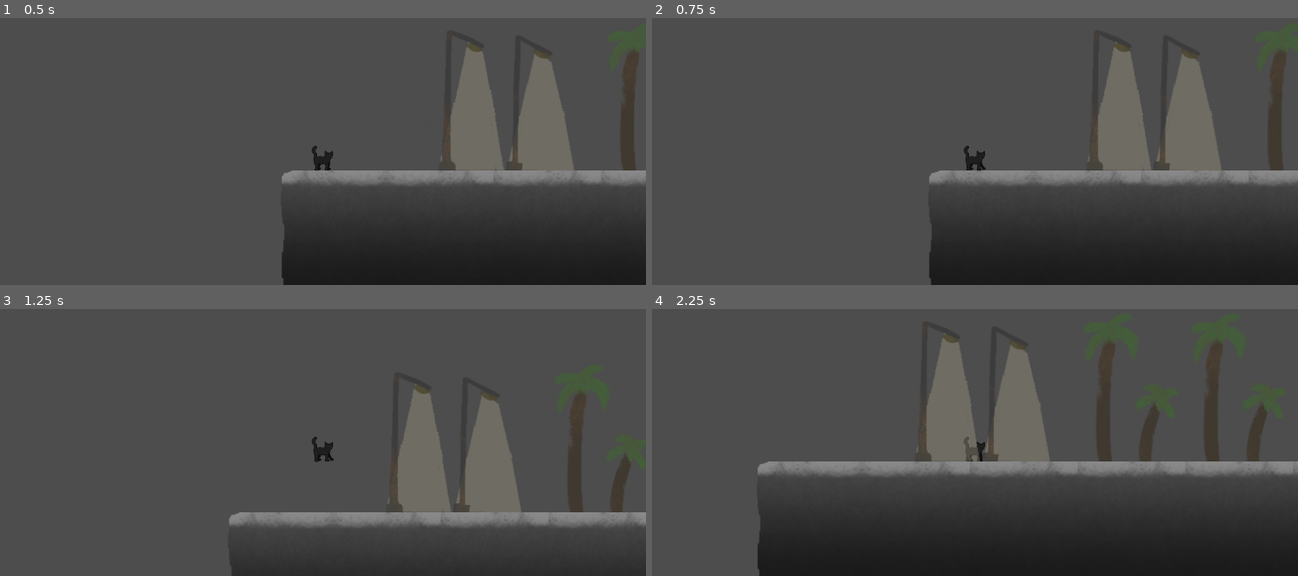
Above: before the commit, frames 1-4 (two rows, left to right).
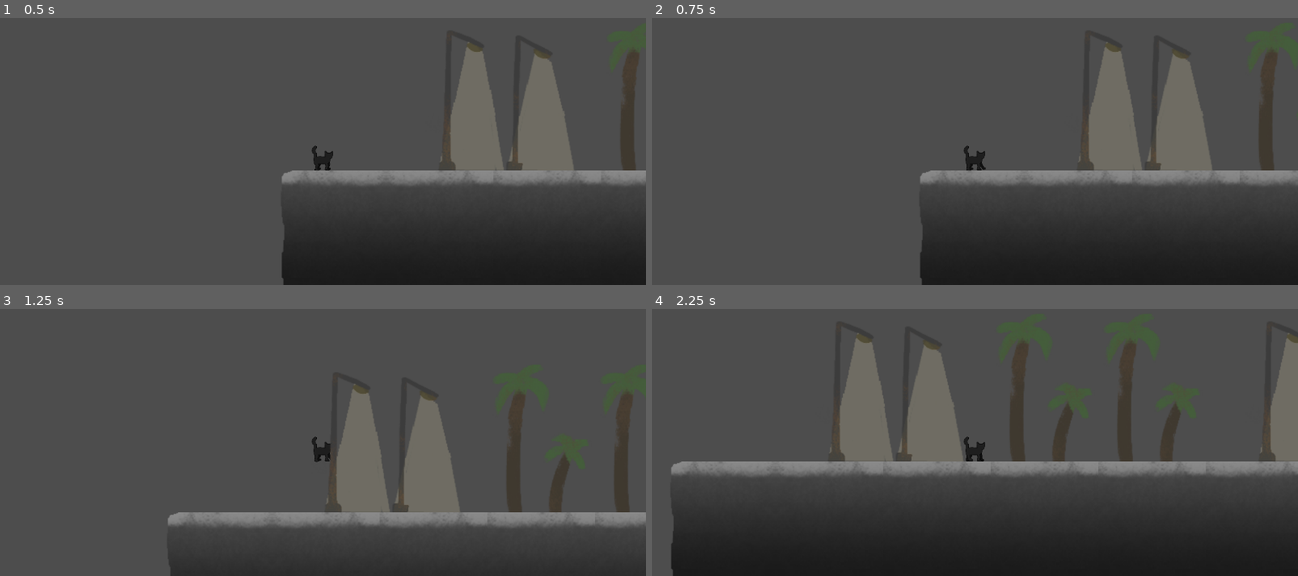
Above: after the commit, the same moments.

Repository: Somebud0180/Carreon
Game: Godot game, scene res://scenes/game.tscn
Two runs of this game, one before a commit and one after it. Both use one fixed random seed, a clock stepped at 60 frames per second and the inputs below. The engine's default icon, where the game draws it, is replaced by a stand-in: a white triangle on a blue panel in a dark square.
Inputs:
- Up to frame 1 (0.5 s): no input
- Up to frame 2 (0.75 s): tap Enter at 0.5 s; hold Right (move_right) from 0.53 s (still down); hold Shift (sprint) from 0.53 s (still down)
- Up to frame 3 (1.25 s): keep holding Right (move_right); keep holding Shift (sprint); tap Space (jump) at 0.77, 0.8, 1.07 s
- Up to frame 4 (2.25 s): release Shift (sprint) at 1.28 s; tap Space (jump) at 1.35, 1.52, 1.82 s; tap Shift (sprint) at 1.55 s; release Right (move_right) at 2.03 s; hold Left (move_left) from 2.03 s (still down); hold Shift (sprint) from 2.03 s (still down)

Frame 1 is identical in both runs. In frame 2, 3.8% of the frame differs, in the area x 41-99%, y 9-100%; in frame 3, 9.4%; in frame 4, 17%, in the area x 3-100%, y 6-100%.

Commit message:
Cleaned up player code further, juiced the movements and added coyote time

Diff:
--- a/scenes/gaff.tscn
+++ b/scenes/gaff.tscn
@@ -45,20 +45,25 @@
 }]
 
 [sub_resource type="RectangleShape2D" id="RectangleShape2D_nolhe"]
-size = Vector2(100, 110)
+size = Vector2(94, 110)
 
 [node name="Gaff" type="CharacterBody2D" unique_id=2106696707]
 script = ExtResource("1_swv0j")
 
 [node name="AnimatedSprite2D" type="AnimatedSprite2D" parent="." unique_id=117842749]
 sprite_frames = SubResource("SpriteFrames_ev80e")
+animation = &"walk"
 autoplay = "default"
-frame_progress = 0.98235244
+frame_progress = 0.9251459
 
 [node name="CollisionShape2D" type="CollisionShape2D" parent="." unique_id=1207986143]
-position = Vector2(-2, 6)
+position = Vector2(0, 6)
 shape = SubResource("RectangleShape2D_nolhe")
 
 [node name="Camera2D" type="Camera2D" parent="." unique_id=1094915614]
 offset = Vector2(0, -64)
 zoom = Vector2(1.5, 1.5)
+
+[node name="CoyoteTimer" type="Timer" parent="." unique_id=1877702300]
+
+[connection signal="timeout" from="CoyoteTimer" to="." method="_on_coyote_timer_timeout"]
--- a/scenes/game.tscn
+++ b/scenes/game.tscn
@@ -3,13 +3,14 @@
 [ext_resource type="PackedScene" uid="uid://cp7h1mjj7uvor" path="res://scenes/gaff.tscn" id="1_yqjtg"]
 [ext_resource type="Texture2D" uid="uid://dhx7hp5clb56y" path="res://textures/game/spritesheet.png" id="2_lbhrr"]
 [ext_resource type="Texture2D" uid="uid://4q335xxs2p" path="res://icon.svg" id="2_lnu2h"]
+[ext_resource type="Script" uid="uid://bv5gc5r3rehtr" path="res://scripts/kill_area.gd" id="4_lbhrr"]
 
 [sub_resource type="TileSetAtlasSource" id="TileSetAtlasSource_iywne"]
 texture = ExtResource("2_lbhrr")
 texture_region_size = Vector2i(128, 128)
 0:0/0 = 0
 0:0/0/terrain_set = 0
-0:0/0/physics_layer_0/polygon_0/points = PackedVector2Array(-64, -64, 64, -64, 64, 64, -64, 64)
+0:0/0/physics_layer_0/polygon_0/points = PackedVector2Array(64, -64, -48.578445, -64, -59.759197, -56.674854, -60.229355, 64, 64, 64)
 0:0/0/terrains_peering_bit/right_side = 0
 0:0/0/terrains_peering_bit/bottom_side = 0
 1:0/0 = 0
@@ -26,12 +27,12 @@
 1:1/0/terrains_peering_bit/top_side = 0
 2:1/0 = 0
 2:1/0/terrain_set = 0
-2:1/0/physics_layer_0/polygon_0/points = PackedVector2Array(-64, -64, 64, -64, 64, 64, -64, 64)
+2:1/0/physics_layer_0/polygon_0/points = PackedVector2Array(-64, -64, 58.98752, -64, 60.229355, 64, -64, 64)
 2:1/0/terrains_peering_bit/left_side = 0
 2:1/0/terrains_peering_bit/top_side = 0
 2:2/0 = 0
 2:2/0/terrain_set = 0
-2:2/0/physics_layer_0/polygon_0/points = PackedVector2Array(-64, -64, 64, -64, 64, 64, -64, 64)
+2:2/0/physics_layer_0/polygon_0/points = PackedVector2Array(-64, -64, 58.98752, -64, 60.229355, 64, -64, 64)
 2:2/0/terrains_peering_bit/left_side = 0
 2:2/0/terrains_peering_bit/top_side = 0
 7:2/0 = 0
@@ -49,12 +50,12 @@
 1:2/0/terrains_peering_bit/top_side = 0
 0:2/0 = 0
 0:2/0/terrain_set = 0
-0:2/0/physics_layer_0/polygon_0/points = PackedVector2Array(-64, -64, 64, -64, 64, 64, -64, 64)
+0:2/0/physics_layer_0/polygon_0/points = PackedVector2Array(64, -64, -58.98752, -64, -60.229355, 64, 64, 64)
 0:2/0/terrains_peering_bit/right_side = 0
 0:2/0/terrains_peering_bit/top_side = 0
 0:1/0 = 0
 0:1/0/terrain_set = 0
-0:1/0/physics_layer_0/polygon_0/points = PackedVector2Array(-64, -64, 64, -64, 64, 64, -64, 64)
+0:1/0/physics_layer_0/polygon_0/points = PackedVector2Array(64, -64, -58.98752, -64, -60.229355, 64, 64, 64)
 0:1/0/terrains_peering_bit/right_side = 0
 0:1/0/terrains_peering_bit/top_side = 0
 3:1/next_alternative_id = 2
@@ -64,7 +65,7 @@
 5:1/0/z_index = -1
 2:0/0 = 0
 2:0/0/terrain_set = 0
-2:0/0/physics_layer_0/polygon_0/points = PackedVector2Array(-64, -64, 64, -64, 64, 64, -64, 64)
+2:0/0/physics_layer_0/polygon_0/points = PackedVector2Array(-64, -64, 48.578445, -64, 59.759197, -56.674854, 60.229355, 64, -64, 64)
 2:0/0/terrains_peering_bit/bottom_side = 0
 2:0/0/terrains_peering_bit/left_side = 0
 
@@ -208,6 +209,9 @@
 sources/1 = SubResource("TileSetAtlasSource_lbhrr")
 sources/0 = SubResource("TileSetAtlasSource_iywne")
 
+[sub_resource type="WorldBoundaryShape2D" id="WorldBoundaryShape2D_lnu2h"]
+distance = -720.0
+
 [node name="Game" type="Node2D" unique_id=2081310658]
 
 [node name="Gaff" parent="." unique_id=2106696707 instance=ExtResource("1_yqjtg")]
@@ -217,3 +221,12 @@
 [node name="TileMapLayer" type="TileMapLayer" parent="." unique_id=997559201]
 tile_map_data = PackedByteArray("AAAAAAAAAAAAAAAAAAABAAAAAAABAAAAAAACAAAAAAABAAAAAAADAAAAAAABAAAAAAAEAAAAAAABAAAAAAAFAA …(6928 unchanged characters)…
 tile_set = SubResource("TileSet_iywne")
+
+[node name="KillArea" type="Area2D" parent="TileMapLayer" unique_id=560660855]
+script = ExtResource("4_lbhrr")
+
+[node name="CollisionShape2D" type="CollisionShape2D" parent="TileMapLayer/KillArea" unique_id=750760848]
+shape = SubResource("WorldBoundaryShape2D_lnu2h")
+
+[connection signal="kill_player" from="Gaff" to="Gaff" method="_on_kill_player"]
+[connection signal="body_entered" from="TileMapLayer/KillArea" to="TileMapLayer/KillArea" method="_on_body_entered"]
--- a/scripts/gaff.gd
+++ b/scripts/gaff.gd
@@ -1,24 +1,48 @@
+class_name Player
 extends CharacterBody2D
 
+signal kill_player
 
+# Player Constants
 const SPEED = 150.0
-const SPRINT_SPEED = 250.0
 const JUMP_VELOCITY = -400.0
 const ACCELERATION = 250
-const FRICTION = 550     # How fast player stops
-const AIR_FRICTION = 100 # How fast player stops in air
-const turn_speed = 400   # How fast player snaps to the opposite direction
+const FRICTION = 550
 
+# Sprint Constants
+const SPRINT_SPEED = 250.0
+const SPRINT_ACCELERATION = 750
+const AIR_FRICTION = 100
+
+# Juice Constants
+const TURN_SPEED = 400   # How fast player snaps to the opposite direction
+const AIR_TURN_SPEED = 600   # How fast player snaps to the opposite direction
+const COYOTE_FRAMES = 6
+
+var is_jumping = false
 var is_sprinting = false
+var is_coyote_time = false
+var was_on_floor = false
+var spawn_point = Vector2(0, 0)
+
+func _ready() -> void:
+	$CoyoteTimer.wait_time = COYOTE_FRAMES / 60.0
+	spawn_point = position
 
 func _physics_process(delta: float) -> void:
 	# Add the gravity.
 	if not is_on_floor():
 		velocity += get_gravity() * delta
 
+	# Handle coyote time.
+	if !is_on_floor() and was_on_floor and !is_jumping:
+		is_coyote_time = true
+		$CoyoteTimer.start()
+
 	# Handle jump.
-	if Input.is_action_just_pressed("jump") and is_on_floor():
+	if Input.is_action_just_pressed("jump") and (is_on_floor() or is_coyote_time):
 		velocity.y = JUMP_VELOCITY
+		is_jumping = true
 
 	# Handle sprint.
 	if Input.is_action_pressed("sprint"):
@@ -32,15 +56,18 @@
 		# Check if moving opposite to current velocity
 		var is_turning = sign(direction) != sign(velocity.x) and velocity.x != 0
 
-		var current_accel = turn_speed if is_turning else ACCELERATION
+		var current_accel = SPRINT_ACCELERATION if is_sprinting else ACCELERATION
+		var turn_accel = AIR_TURN_SPEED if !is_on_floor() else TURN_SPEED
+		var final_accel = turn_accel if is_turning else current_accel
 		var current_speed = SPRINT_SPEED if is_sprinting else SPEED
 
-		velocity.x = move_toward(velocity.x, direction * current_speed, current_accel * delta)
+		velocity.x = move_toward(velocity.x, direction * current_speed, final_accel * delta)
 	else:
 		var current_friction = AIR_FRICTION if !is_on_floor() else FRICTION
 		velocity.x = move_toward(velocity.x, 0, current_friction * delta)
 
 	move_and_slide()
+	was_on_floor = is_on_floor()
 
 func _process(_delta: float) -> void:
 	if velocity.x > 0:
@@ -51,3 +78,10 @@
 		$AnimatedSprite2D.flip_h = true
 	elif velocity.x == 0:
 		$AnimatedSprite2D.play("default")
+
+func _on_kill_player() -> void:
+	velocity = Vector2(0, 0)
+	position = spawn_point
+
+func _on_coyote_timer_timeout() -> void:
+	is_coyote_time = false
--- /dev/null
+++ b/scripts/kill_area.gd
@@ -0,0 +1,16 @@
+extends Area2D
+
+
+# Called when the node enters the scene tree for the first time.
+func _ready() -> void:
+	pass # Replace with function body.
+
+
+# Called every frame. 'delta' is the elapsed time since the previous frame.
+func _process(_delta: float) -> void:
+	pass
+
+
+func _on_body_entered(body: Node2D) -> void:
+	if body is Player:
+		body.emit_signal("kill_player")
Not shown, added: scripts/kill_area.gd.uid
